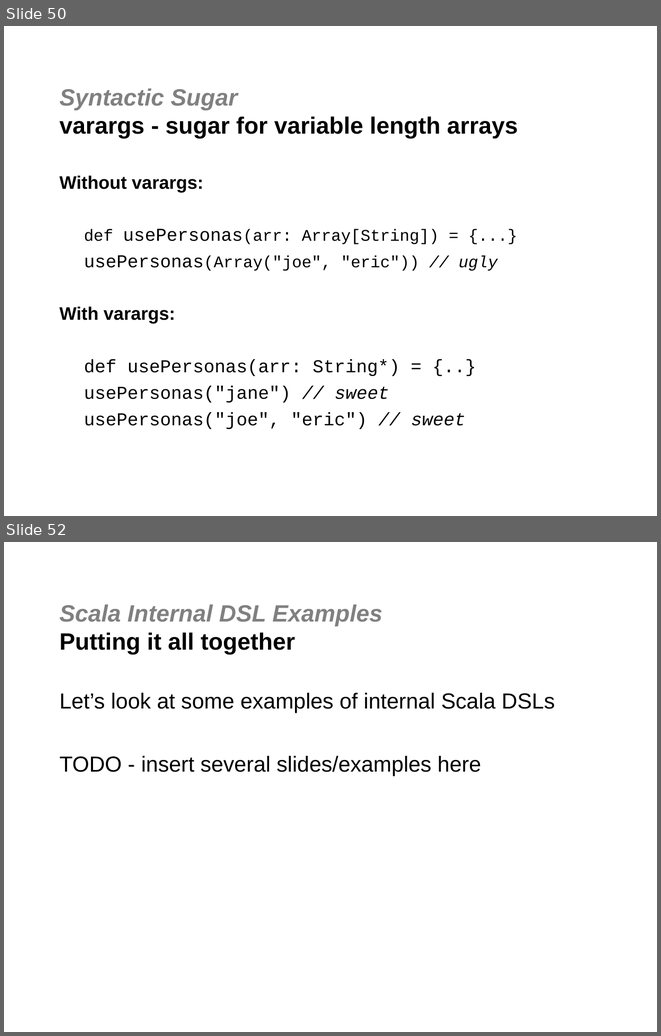
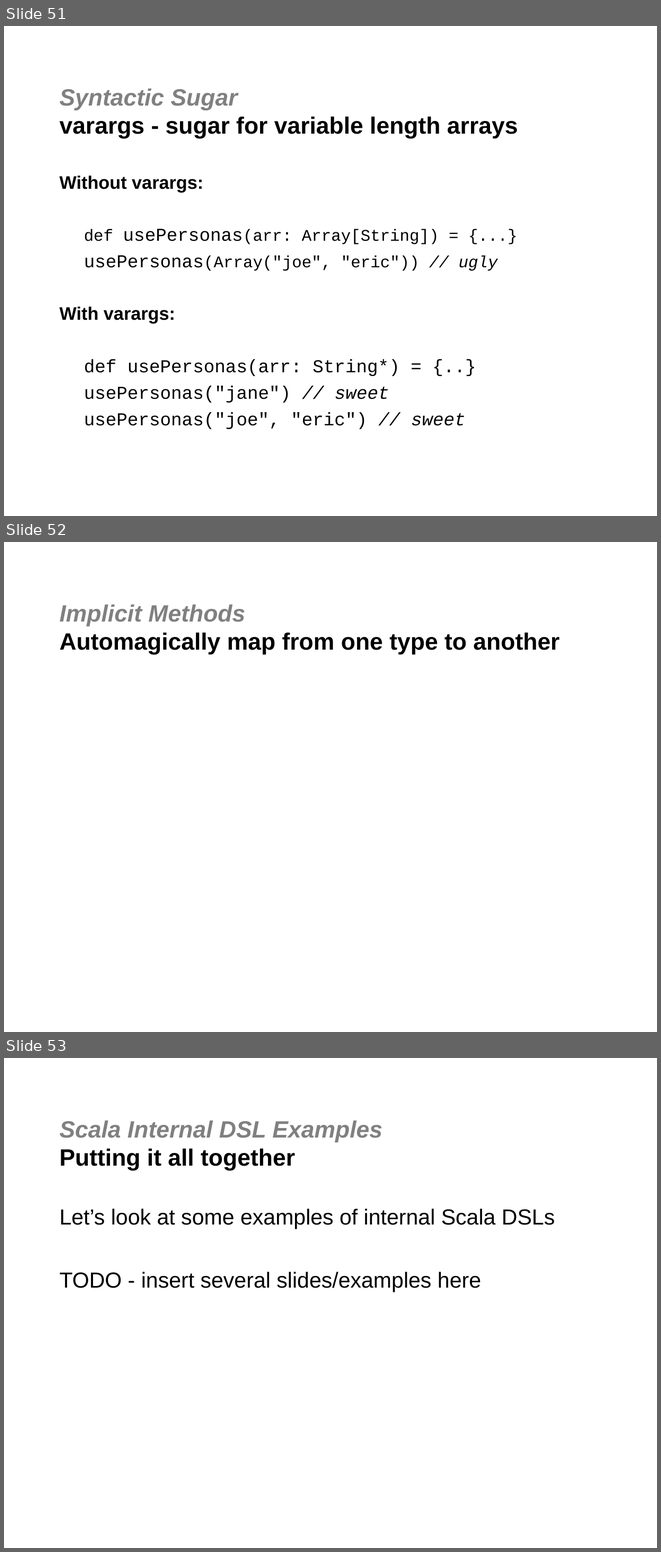
Before and after one commit to jgoodsen/agile2010, a slide deck: 03-scala.ppt. Shown one above the other, each under a label of ours: slides 50 and 52 before the commit, slides 51, 52 and 53 after it; the slides between them are not shown. The pictures are 661x1036 and 661x1552 pixels, drawn with LibreOffice and Linux fonts; fonts in the diff are those of the drawing; background and template pictures are left out. Boxes give left, top, right and bottom in pixels: in the first picture for what was removed or moved away, otherwise in the second. Text is boxed around its words. In the diff, an @@ line names an element or a change of style, - is before the commit and + after.

```diff
--- a/03-scala.ppt
+++ b/03-scala.ppt
@@ slide 52 added at bbox=[4, 542, 657, 1032], background #FFFFFF @@
@@ title added at bbox=[60, 605, 559, 654], 26 pt, text #000000, bold @@
+Implicit Methods
+Automagically map from one type to another
@@ what was slide 50 is now slide 51 @@
@@ what was slide 52 is now slide 53 @@
```
Also in this commit, not shown: 3 slides changed, 2 other slides added, 2 slides removed, 7 other files.
